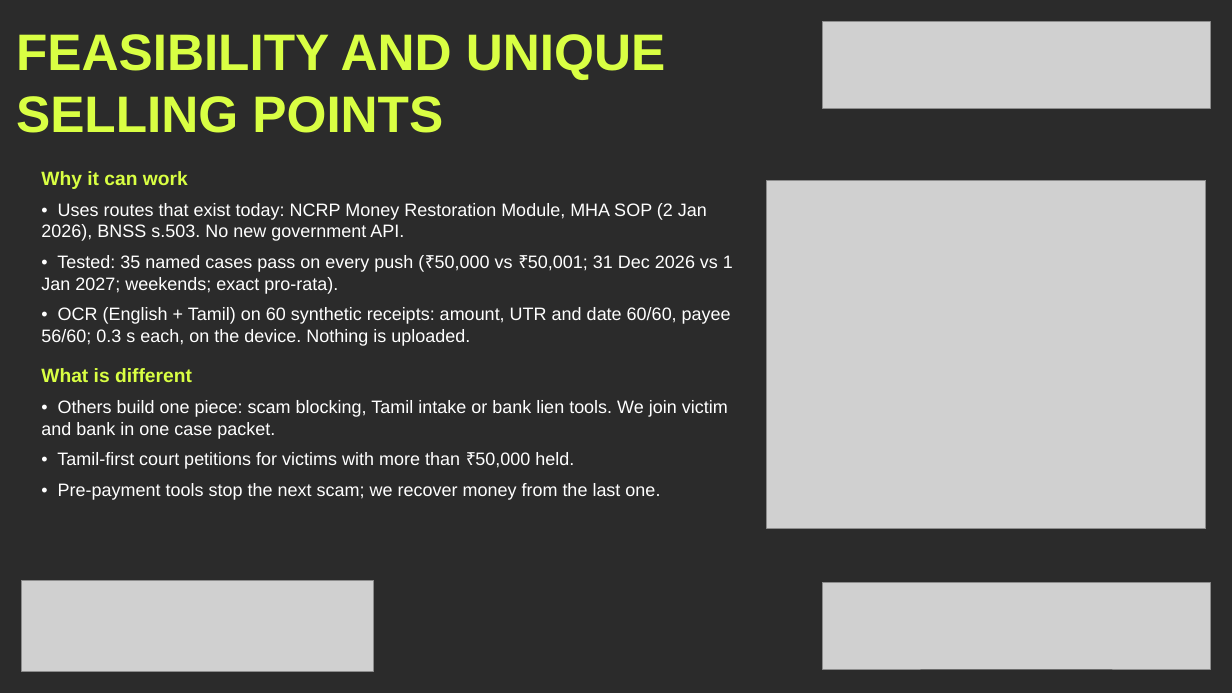
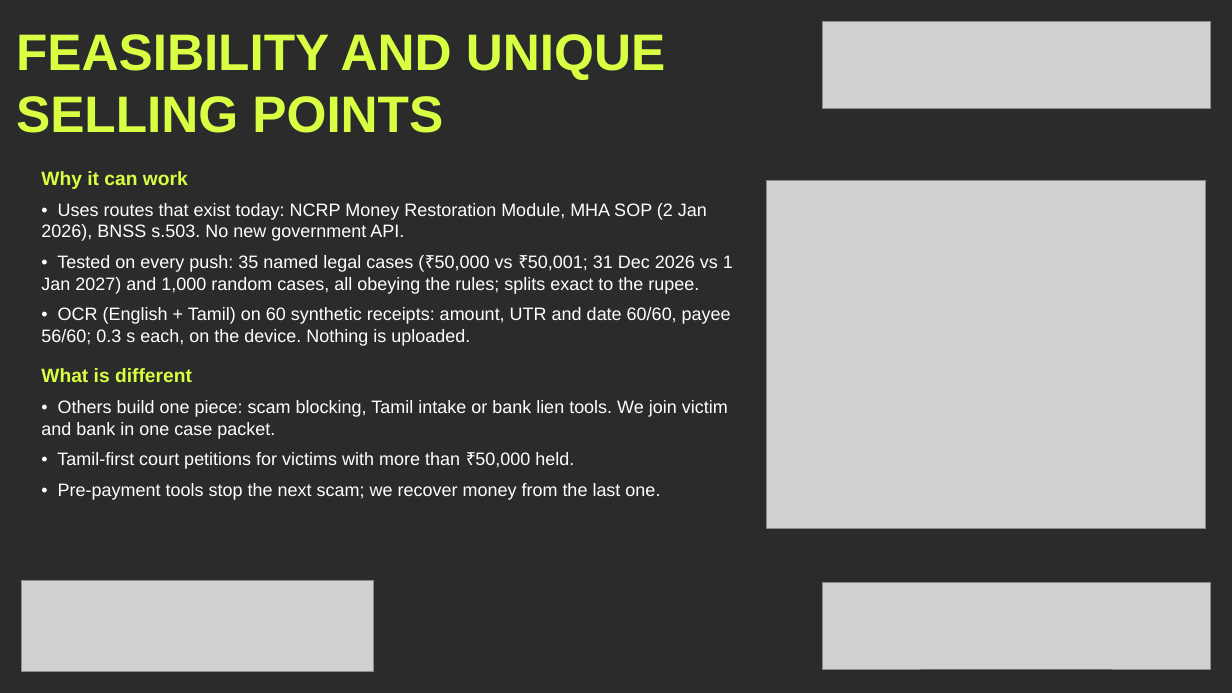
Before and after one commit to mahak867/Golden-Hour, a slide deck: slide 5 of deck/GoldenHour_KHacks4_Submission_Visual.pptx. Drawn at 1232x693 pixels with LibreOffice and Linux fonts; fonts in the diff are those of the drawing; grey boxes stand for pictures; background and template pictures are left out; a plain dark background stands for a picture behind light text. Boxes give left, top, right and bottom in pixels: in the first picture for what was removed or moved away, otherwise in the second. Text is boxed around its words. In the diff, an @@ line names an element or a change of style, - is before the commit and + after.

```diff
--- a/deck/GoldenHour_KHacks4_Submission_Visual.pptx
+++ b/deck/GoldenHour_KHacks4_Submission_Visual.pptx
@@ text at box(41, 255, 733, 294): text changed @@
-• Tested: 35 named cases pass on every push (₹50,000 vs ₹50,001; 31 Dec 2026 vs 1 Jan 2027; weekends; exact pro-rata).
+• Tested on every push: 35 named legal cases (₹50,000 vs ₹50,001; 31 Dec 2026 vs 1 Jan 2027) and 1,000 random cases, all obeying the rules; splits exact to the rupee.
```
Also in this commit, not shown: 1 other slide changed, 7 other files.
